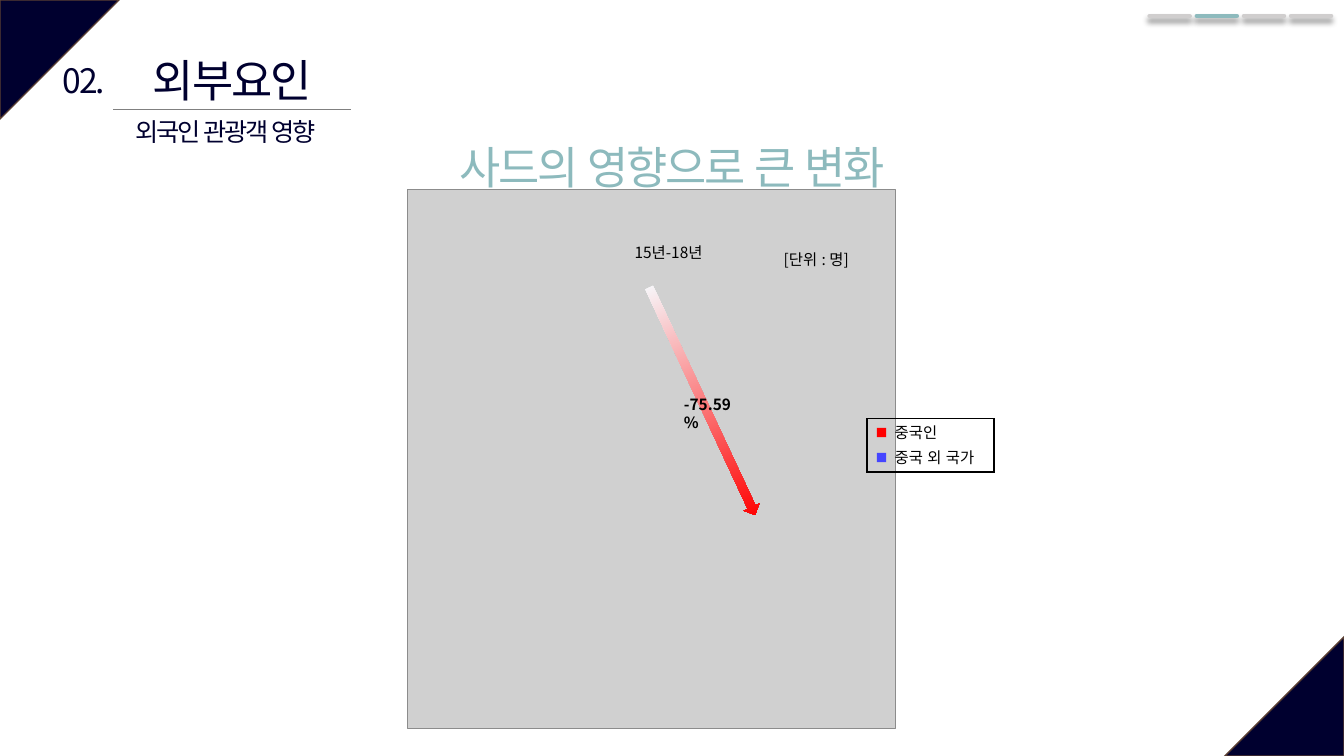
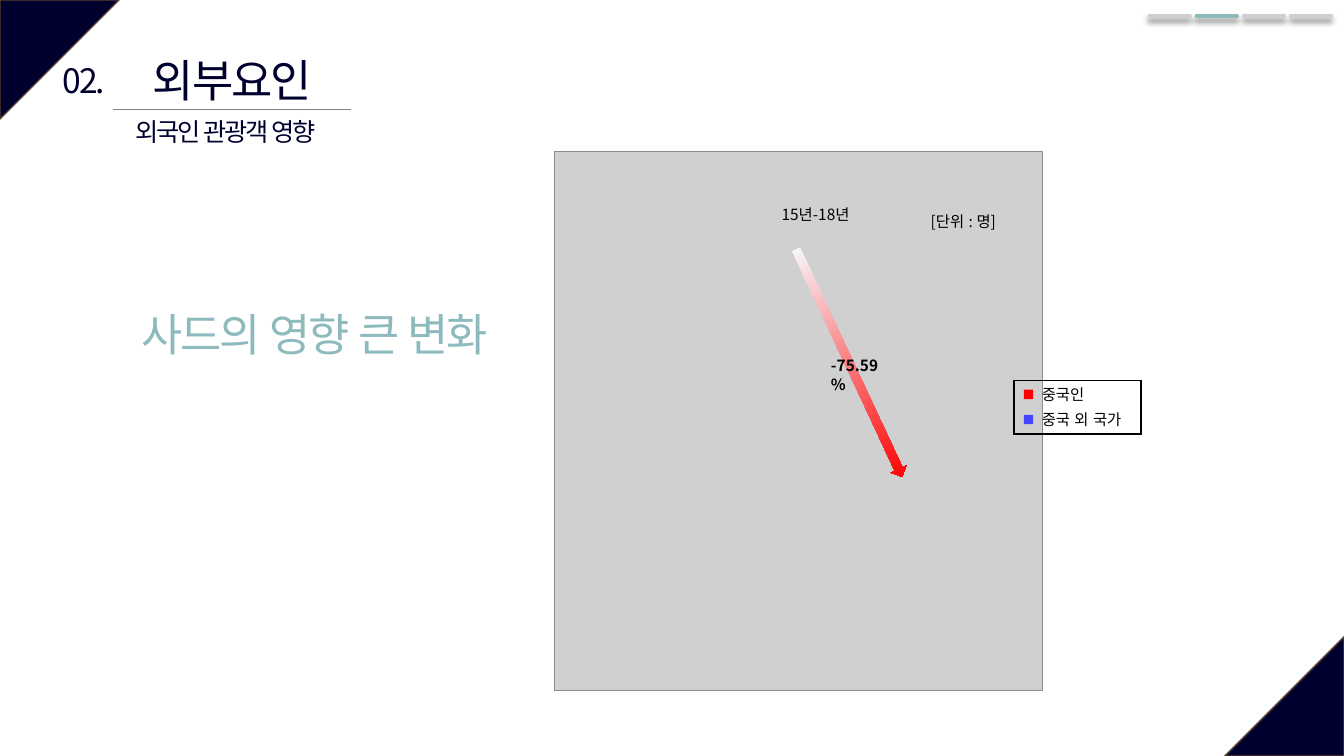
Before and after one commit to so-jeong0127/6-project, a slide deck: slide 8 of 6조_외부환경영향.pptx (slide 9 before the commit). Drawn at 1344x756 pixels with LibreOffice and Linux fonts; fonts in the diff are those of the drawing; grey boxes stand for pictures. Boxes give left, top, right and bottom in pixels: in the first picture for what was removed or moved away, otherwise in the second. Text is boxed around its words. In the diff, an @@ line names an element or a change of style, - is before the commit and + after.

```diff
--- a/6조_외부환경영향.pptx
+++ b/6조_외부환경영향.pptx
@@ 1 picture, 1 text, 1 right arrow: place and size @@
-1 picture, 1 text, 1 right arrow at <box>407,190,895,728</box>
+1 picture, 1 text, 1 right arrow at <box>555,152,1043,691</box>
@@ text at <box>141,313,488,355</box>: text changed @@
-사드의 영향으로 큰 변화
+사드의 영향 큰 변화
@@ 4 texts, 2 rectangles: place and size @@
-4 texts, 2 rectangles at <box>635,245,994,472</box>
+4 texts, 2 rectangles at <box>782,207,1141,434</box>
@@ rectangle: place and size @@
-rectangle at <box>877,427,886,437</box>
+rectangle at <box>1024,390,1033,399</box>
```
Also in this commit, not shown: 8 other slides changed, 1 slide added, 2 slides removed.
